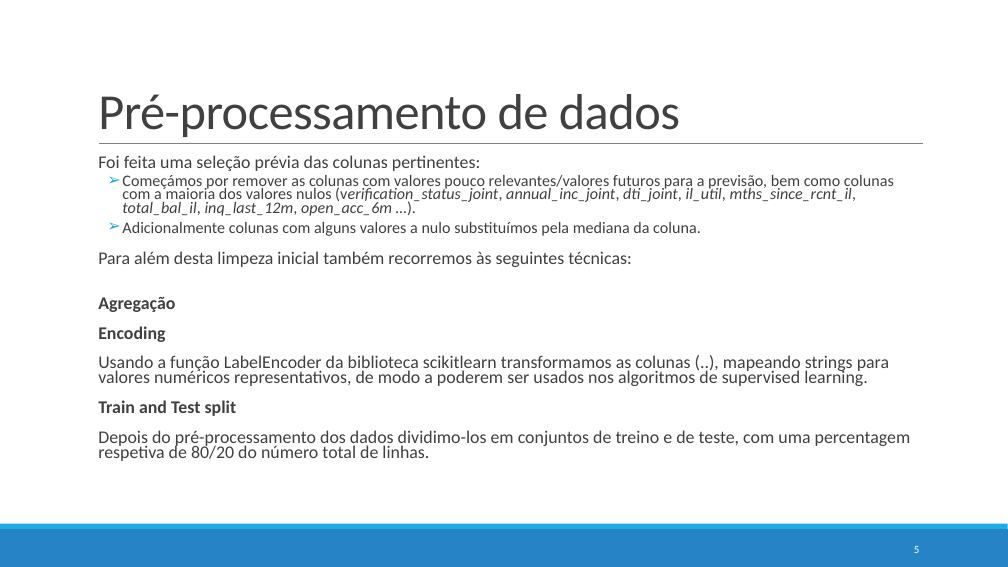
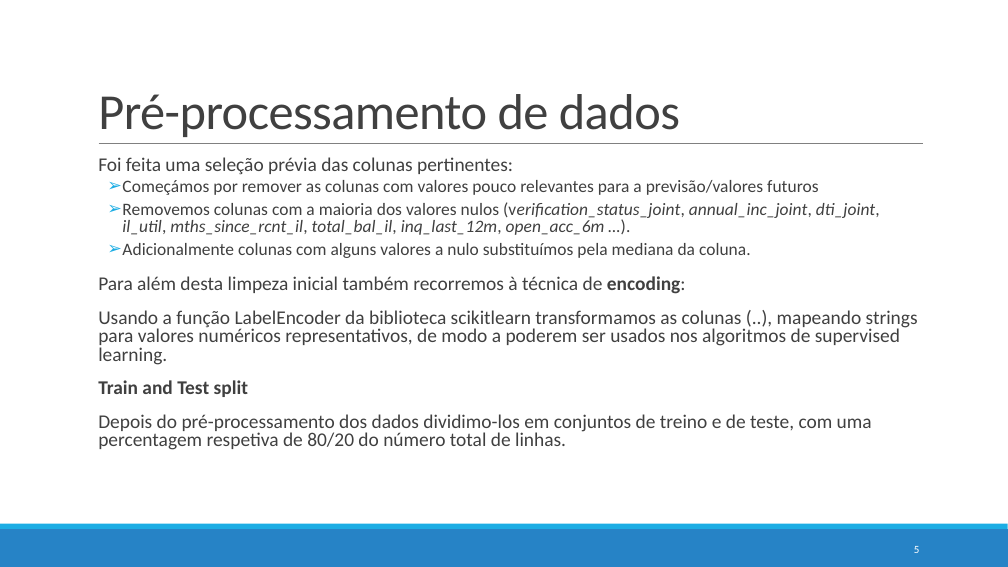
Before and after one commit to pedrovponte/IART-g39, a slide deck: slide 5 of proj2/docs/finalpresentation.pptx. Drawn at 1008x567 pixels with LibreOffice and Linux fonts; fonts in the diff are those of the drawing. Boxes give left, top, right and bottom in pixels: in the first picture for what was removed or moved away, otherwise in the second. Text is boxed around its words. In the diff, an @@ line names an element or a change of style, - is before the commit and + after.

Commit message:
presentation

```diff
--- a/proj2/docs/finalpresentation.pptx
+++ b/proj2/docs/finalpresentation.pptx
@@ text at (x1=98, y1=157, x2=918, y2=450): size 17 to 18.5 pt in "Foi feita uma seleção prévia das colunas ...", "Usando a função LabelEncoder da biblioteca scikitlearn ...", "Train and Test split", "Depois do pré-processamento dos dados dividimo-los em ..."; size 15.3 to 16.6 pt in "Adicionalmente colunas com alguns valores a nulo ..."; line spacing 0.7 to 0.8 @@
@@ text at (x1=122, y1=180, x2=880, y2=235): text changed; size 15.3 to 16.6 pt @@
-  ➢ Começámos por remover as colunas com valores pouco relevantes/valores futuros para a previsão, bem como colunas com a maioria dos valores nulos (verification_status_joint, annual_inc_joint, dti_joint, il_util, mths_since_rcnt_il, total_bal_il, inq_last_12m, open_acc_6m …).
+  ➢ Começámos por remover as colunas com valores pouco relevantes para a previsão/valores futuros
+  ➢ Removemos colunas com a maioria dos valores nulos (verification_status_joint, annual_inc_joint, dti_joint, il_util, mths_since_rcnt_il, total_bal_il, inq_last_12m, open_acc_6m …).
@@ text at (x1=98, y1=276, x2=686, y2=294): text changed; size 17 to 18.5 pt @@
-  Para além desta limpeza inicial também recorremos às seguintes técnicas:
-  Agregação
-  Encoding
+  Para além desta limpeza inicial também recorremos à técnica de encoding:
```
Also in this commit, not shown: 3 other slides changed, 1 other file.
